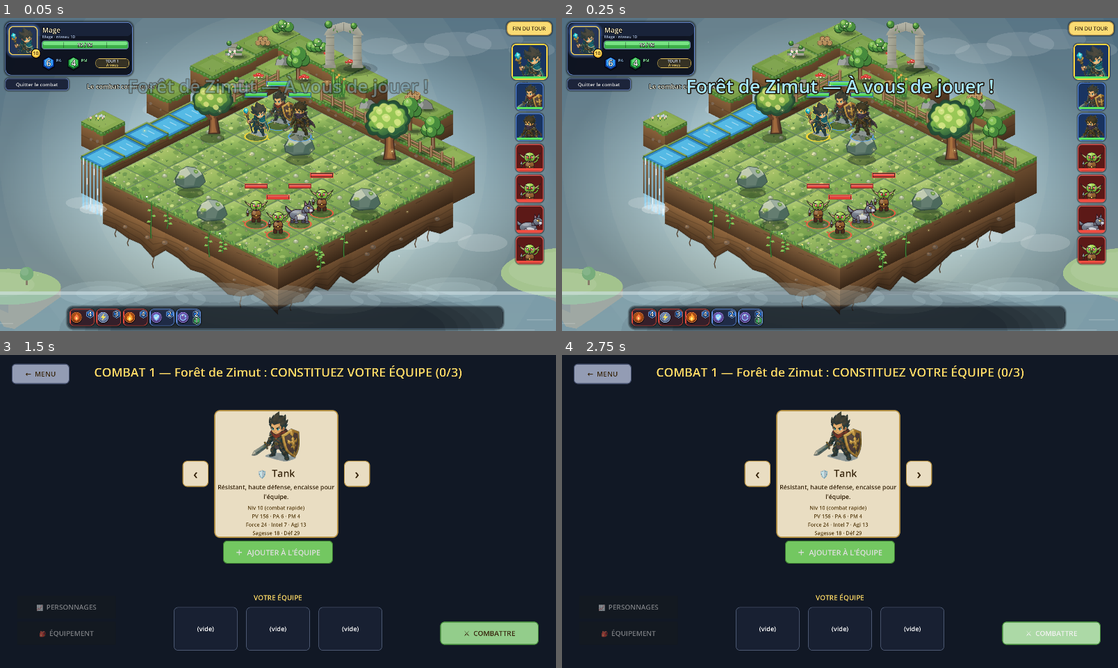
Above: before the commit, frames 1-4 (two rows, left to right).
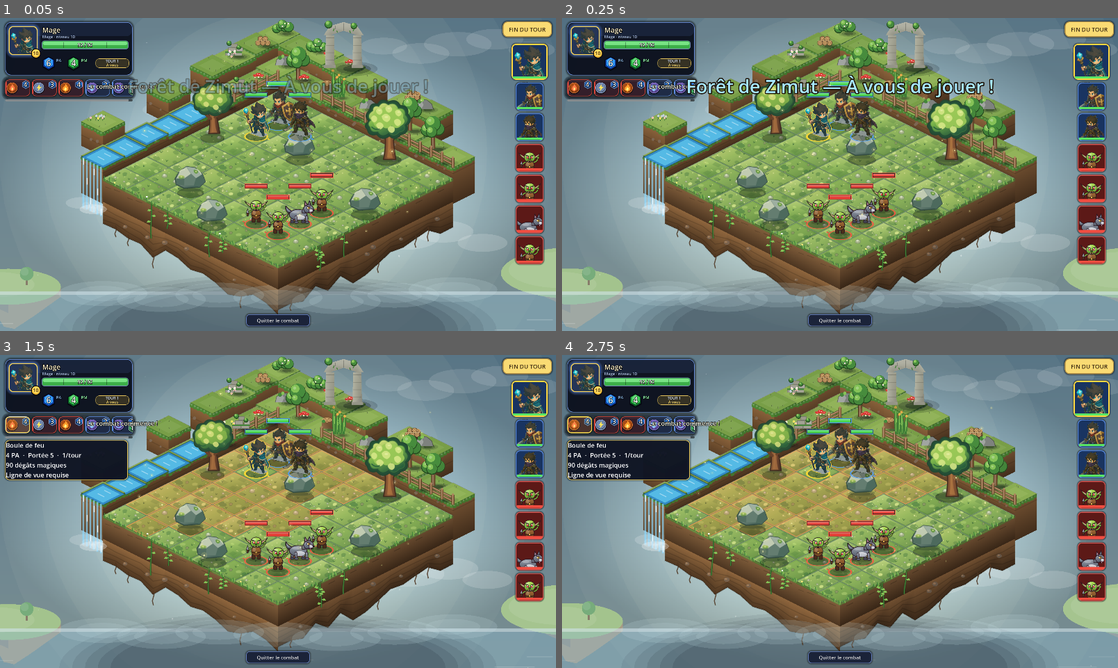
Above: after the commit, the same moments.

Repository: CharlieG42/Zimut
Game: Godot game, scene res://scenes/Main.tscn
Same seed, same stepped clock (60 frames per second), same inputs: the game is played once before the commit and once after it. This scene is started directly instead of the project's main scene.
Inputs (mouse positions are in pixels of both pictures, inside the frame that each line leads up to):
- Up to frame 1 (0.05 s): no input
- Up to frame 2 (0.25 s): no input
- Up to frame 3 (1.5 s): click (83, 655) at 0.52 s; click (16, 423) at 1.27 s
- Up to frame 4 (2.75 s): click (1051, 633) at 2 s, where only the run before the commit has a clickable "⚔ COMBATTRE"

The runs differ from the first frame. In frame 1, 7.6% of the frame differs, in the area x 0-100%, y 0-100%; in frame 2, 7.5%; in frame 3, 95%; in frame 4, 95%.

Commit message:
Réorganise le HUD et stabilise l'ordre de la timeline

Diff:
--- a/prototype/zimut/scripts/UIManager.gd
+++ b/prototype/zimut/scripts/UIManager.gd
@@ -431,6 +431,7 @@
 
 class TimelineView extends Control:
 	var gm: Node = null
+	var _initial_order_uids: Array[int] = []
 
 	func _process(_d: float) -> void:
 		queue_redraw()
@@ -448,25 +449,34 @@
 			empty_bg.set_corner_radius_all(12)
 			draw_style_box(empty_bg, Rect2(8.0, 8.0, maxf(0.0, size.x - 16.0), 48.0))
 			return
-		# Ordre à partir de l'entité active
+		# Mémoriser l'ordre d'initiative initial : il ne tourne plus autour du personnage actif.
+		# Les personnages morts disparaissent, mais les survivants gardent leur position relative.
+		if _initial_order_uids.is_empty():
+			for initial_entity: Dictionary in gm.turn_order:
+				_initial_order_uids.append(int(initial_entity.get("uid", -1)))
+		var current_by_uid: Dictionary = {}
+		for current_entity: Dictionary in gm.turn_order:
+			if gm.is_alive(current_entity):
+				current_by_uid[int(current_entity.get("uid", -1))] = current_entity
 		var order: Array = []
-		var start: int = 0
-		for i: int in range(gm.turn_order.size()):
-			if int(gm.turn_order[i]["uid"]) == int(gm.active_entity.get("uid", -1)):
-				start = i
-				break
-		for k: int in range(gm.turn_order.size()):
-			var e: Dictionary = gm.turn_order[(start + k) % gm.turn_order.size()]
-			if gm.is_alive(e):
-				order.append(e)
-		# Colonne verticale : vignettes centrées, de haut en bas
+		for initial_uid: int in _initial_order_uids:
+			if current_by_uid.has(initial_uid):
+				order.append(current_by_uid[initial_uid])
+		# Les invocations apparues en cours de combat s'ajoutent après l'ordre initial.
+		for current_entity: Dictionary in gm.turn_order:
+			var current_uid: int = int(current_entity.get("uid", -1))
+			if gm.is_alive(current_entity) and not _initial_order_uids.has(current_uid):
+				order.append(current_entity)
+		# Colonne verticale : l'ordre reste fixe ; seule la vignette active est agrandie.
+		var active_uid: int = int(gm.active_entity.get("uid", -1))
 		var total_h: float = 0.0
-		for k: int in range(order.size()):
-			total_h += (124.0 if k == 0 else 96.0) + 10.0
+		for e_for_height: Dictionary in order:
+			var active_for_height: bool = int(e_for_height.get("uid", -1)) == active_uid
+			total_h += (124.0 if active_for_height else 96.0) + 10.0
 		var y: float = maxf(4.0, (size.y - total_h) * 0.5)
 		for k: int in range(order.size()):
 			var e2: Dictionary = order[k]
-			var big: bool = (k == 0)
+			var big: bool = int(e2.get("uid", -1)) == active_uid
 			var w: float = 124.0 if big else 96.0
 			var x: float = (size.x - w) * 0.5
 			var team_col: Color = Color(0.22, 0.45, 0.85)
@@ -761,23 +771,23 @@
 	_spell_scroll.horizontal_scroll_mode = ScrollContainer.SCROLL_MODE_AUTO
 	_spell_scroll.vertical_scroll_mode = ScrollContainer.SCROLL_MODE_DISABLED
 	_spell_scroll.anchor_left = 0.0
-	_spell_scroll.anchor_right = 1.0
-	_spell_scroll.anchor_top = 1.0
-	_spell_scroll.anchor_bottom = 1.0
-	_spell_scroll.offset_left = 240.0
-	_spell_scroll.offset_right = -190.0
-	_spell_scroll.offset_top = -(badge_h + 18.0)
-	_spell_scroll.offset_bottom = -14.0
+	_spell_scroll.anchor_right = 0.0
+	_spell_scroll.anchor_top = 0.0
+	_spell_scroll.anchor_bottom = 0.0
+	_spell_scroll.offset_left = 18.0
+	_spell_scroll.offset_right = 458.0
+	_spell_scroll.offset_top = 212.0
+	_spell_scroll.offset_bottom = 212.0 + badge_h + 18.0
 	_spell_scroll.mouse_filter = Control.MOUSE_FILTER_PASS
 	var spell_panel := PanelContainer.new()
 	spell_panel.anchor_left = 0.0
-	spell_panel.anchor_right = 1.0
-	spell_panel.anchor_top = 1.0
-	spell_panel.anchor_bottom = 1.0
-	spell_panel.offset_left = 232.0
-	spell_panel.offset_right = -182.0
-	spell_panel.offset_top = -(badge_h + 26.0)
-	spell_panel.offset_bottom = -8.0
+	spell_panel.anchor_right = 0.0
+	spell_panel.anchor_top = 0.0
+	spell_panel.anchor_bottom = 0.0
+	spell_panel.offset_left = 10.0
+	spell_panel.offset_right = 466.0
+	spell_panel.offset_top = 204.0
+	spell_panel.offset_bottom = 222.0 + badge_h
 	spell_panel.mouse_filter = Control.MOUSE_FILTER_IGNORE
 	spell_panel.add_theme_stylebox_override("panel", _flat(Color(0.03, 0.05, 0.09, 0.30), Color(0.35, 0.48, 0.65, 0.35), 20, 1))
 	_root.add_child(spell_panel)
@@ -792,12 +802,12 @@
 	_tip_panel.add_theme_stylebox_override("panel", _flat(Color(0.06, 0.08, 0.14, 0.95), Color(1, 0.85, 0.35), 14, 2))
 	_tip_panel.anchor_left = 0.0
 	_tip_panel.anchor_right = 0.0
-	_tip_panel.anchor_top = 1.0
-	_tip_panel.anchor_bottom = 1.0
-	_tip_panel.offset_left = 240.0
-	_tip_panel.offset_right = 240.0 + 440.0 * _spell_scale
-	_tip_panel.offset_top = -(76.0 * _spell_scale * 2.0 + 24.0 + 150.0)
-	_tip_panel.offset_bottom = -(76.0 * _spell_scale * 2.0 + 24.0 + 10.0)
+	_tip_panel.anchor_top = 0.0
+	_tip_panel.anchor_bottom = 0.0
+	_tip_panel.offset_left = 18.0
+	_tip_panel.offset_right = 18.0 + 440.0 * _spell_scale
+	_tip_panel.offset_top = 212.0 + badge_h + 24.0
+	_tip_panel.offset_bottom = 212.0 + badge_h + 164.0
 	_tip_panel.mouse_filter = Control.MOUSE_FILTER_IGNORE
 	_tip_panel.visible = false
 	_tip_label = Label.new()
@@ -810,7 +820,7 @@
 	# Bouton fin de tour
 	_end_btn = Button.new()
 	_end_btn.text = "FIN DU TOUR"
-	_end_btn.add_theme_font_size_override("font_size", 18)
+	_end_btn.add_theme_font_size_override("font_size", 20)
 	_end_btn.add_theme_color_override("font_color", Color(0.25, 0.18, 0.08))
 	_end_btn.add_theme_color_override("font_hover_color", Color(0.15, 0.1, 0.02))
 	_end_btn.add_theme_stylebox_override("normal", _flat(Color(0.98, 0.86, 0.45), Color(0.72, 0.58, 0.28), 16, 3))
@@ -821,27 +831,27 @@
 	_end_btn.anchor_right = 1.0
 	_end_btn.anchor_top = 0.0
 	_end_btn.anchor_bottom = 0.0
-	_end_btn.offset_left = -170.0
+	_end_btn.offset_left = -184.0
 	_end_btn.offset_right = -14.0
 	_end_btn.offset_top = 12.0
-	_end_btn.offset_bottom = 60.0
+	_end_btn.offset_bottom = 66.0
 	_end_btn.pressed.connect(func() -> void:
 		Sfx.play("click")
 		end_turn_requested.emit())
 	_root.add_child(_end_btn)
 
-	# Bouton de sortie sous la vignette du personnage actif.
+	# Bouton de sortie centré horizontalement en bas de l'écran.
 	_quit_btn = _small_button("Quitter le combat", false)
 	_quit_btn.custom_minimum_size = Vector2(220.0, 42.0)
 	_quit_btn.add_theme_font_size_override("font_size", 17)
-	_quit_btn.anchor_left = 0.0
-	_quit_btn.anchor_right = 0.0
-	_quit_btn.anchor_top = 0.0
-	_quit_btn.anchor_bottom = 0.0
-	_quit_btn.offset_left = 18.0
-	_quit_btn.offset_right = 238.0
-	_quit_btn.offset_top = 208.0
-	_quit_btn.offset_bottom = 250.0
+	_quit_btn.anchor_left = 0.5
+	_quit_btn.anchor_right = 0.5
+	_quit_btn.anchor_top = 1.0
+	_quit_btn.anchor_bottom = 1.0
+	_quit_btn.offset_left = -110.0
+	_quit_btn.offset_right = 110.0
+	_quit_btn.offset_top = -58.0
+	_quit_btn.offset_bottom = -16.0
 	_quit_btn.tooltip_text = "Quitter ce combat et revenir à la sélection d'équipe."
 	_quit_btn.pressed.connect(_on_quit_combat_pressed)
 	_root.add_child(_quit_btn)
